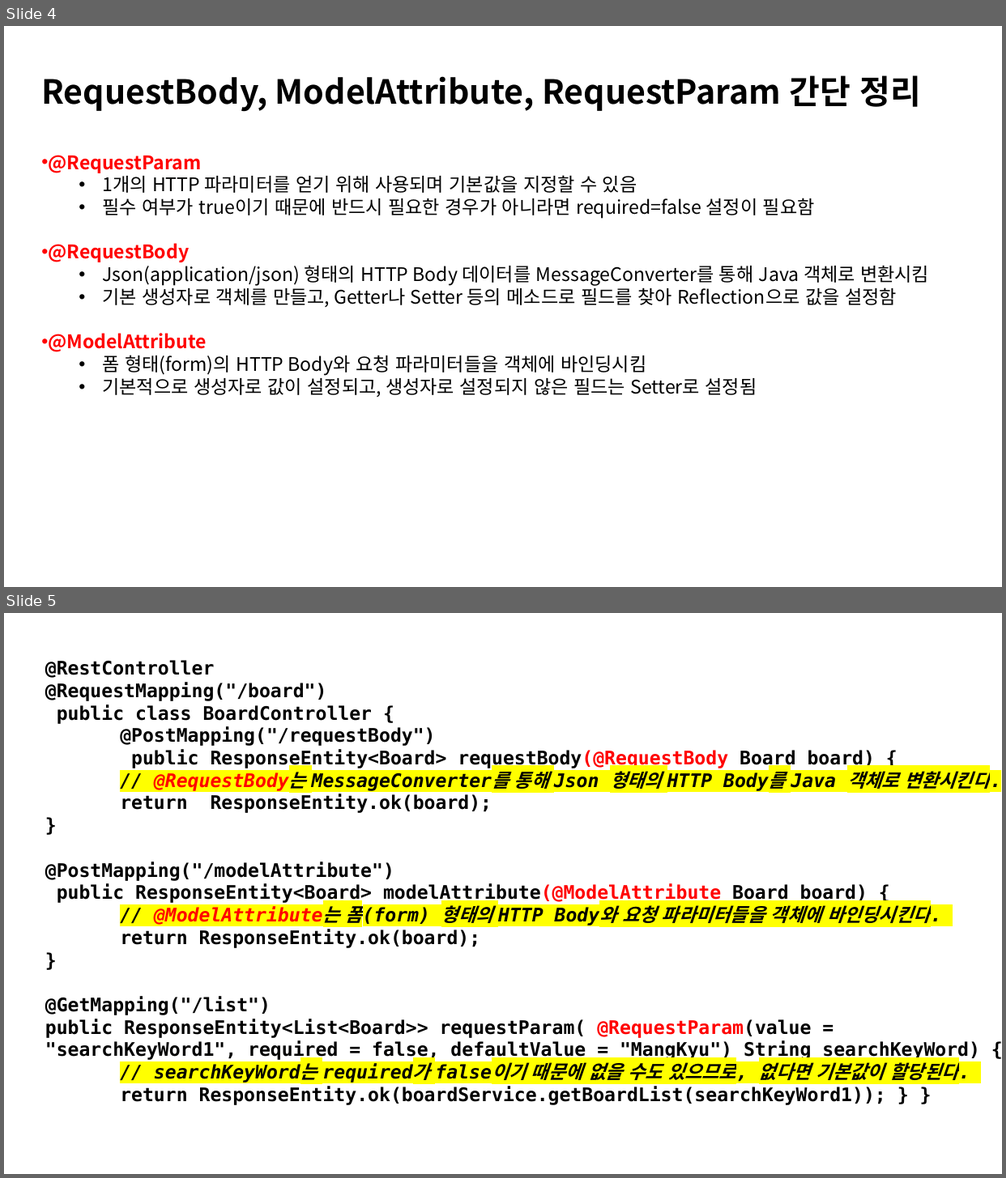
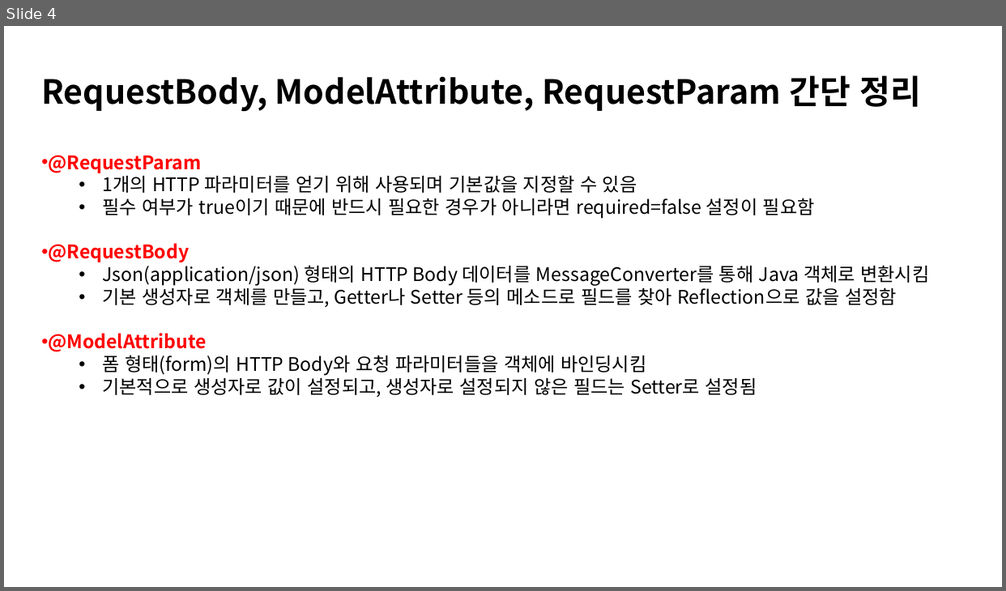
Before and after one commit to kyungmin1221/Tave_Study, a slide deck: 복습정리자료/spring 6주차 정리(kyungmin) .pptx. Shown one above the other, each under a label of ours: slides 4 and 5 before the commit, slide 4 after it. The pictures are 1006x1178 and 1006x591 pixels, drawn with LibreOffice and Linux fonts; fonts in the diff are those of the drawing. Boxes give left, top, right and bottom in pixels: in the first picture for what was removed or moved away, otherwise in the second. Text is boxed around its words. In the diff, an @@ line names an element or a change of style, - is before the commit and + after.

```diff
--- a/복습정리자료/spring 6주차 정리(kyungmin) .pptx
+++ b/복습정리자료/spring 6주차 정리(kyungmin) .pptx
@@ slide 5 removed at <box>4,613,1002,1174</box>, background #FFFFFF @@
@@ text removed at <box>45,660,990,1105</box> @@
-@RestController
-@RequestMapping("/board")
-public class BoardController {
-@PostMapping("/requestBody")
-public ResponseEntity<Board> requestBody(@RequestBody Board board) {
-// @RequestBody는 MessageConverter를 통해 Json 형태의 HTTP Body를 Java 객체로 변환시킨다.
-return ResponseEntity.ok(board);
-}
-@PostMapping("/modelAttribute")
-public ResponseEntity<Board> modelAttribute(@ModelAttribute Board board) {
-// @ModelAttribute는 폼(form) 형태의 HTTP Body와 요청 파라미터들을 객체에 바인딩시킨다.
-return ResponseEntity.ok(board);
-}
-@GetMapping("/list")
-public ResponseEntity<List<Board>> requestParam( @RequestParam(value = "searchKeyWord1", required = false, defaultValue = "MangKyu") String searchKeyWord) {
-// searchKeyWord는 required가 false이기 때문에 없을 수도 있으므로, 없다면 기본값이 할당된다.
-return ResponseEntity.ok(boardService.getBoardList(searchKeyWord1)); } }
```
Also in this commit, not shown: 3 slides changed, 4 slides added, 3 other slides removed, 1 other file.
